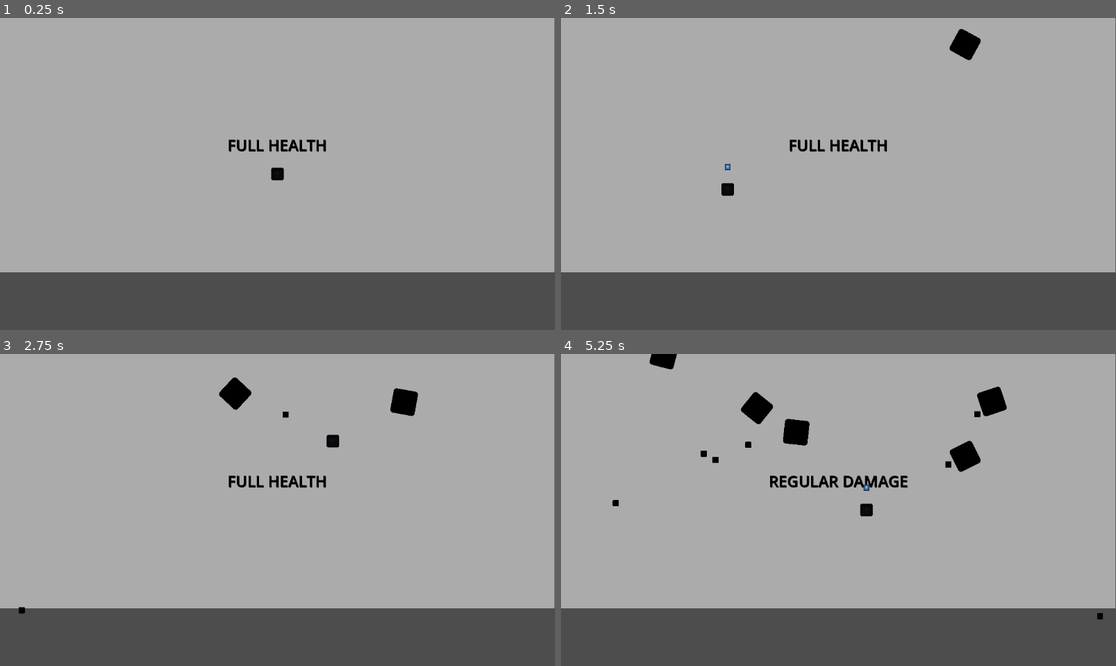
Above: before the commit, frames 1-4 (two rows, left to right).
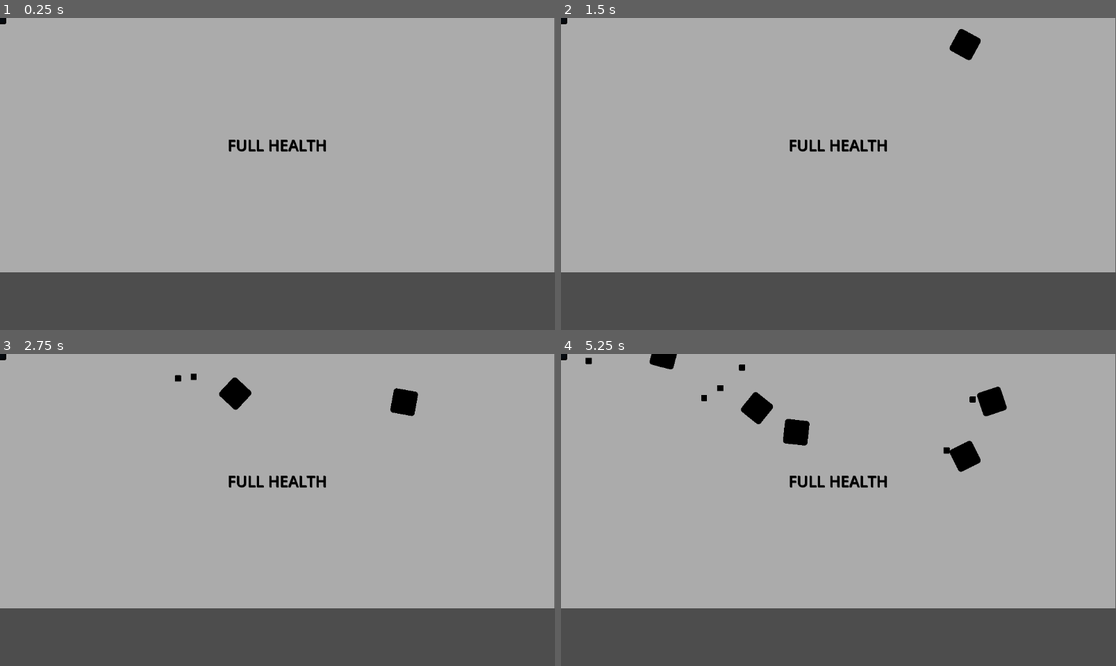
Above: after the commit, the same moments.

Repository: FilipeFL/Puzzlers
Game: Godot game, scene res://Scenes/Main.tscn
Same seed, same stepped clock (60 frames per second), same inputs: the game is played once before the commit and once after it. The engine's default icon, where the game draws it, is replaced by a stand-in: a white triangle on a blue panel in a dark square.
Inputs (mouse positions are in pixels of both pictures, inside the frame that each line leads up to):
- Up to frame 1 (0.25 s): no input
- Up to frame 2 (1.5 s): tap Enter at 0.5 s; move the mouse to (960, 158) at 0.52 s; hold D (Move_Right, bound only after the commit) 0.53-1.28 s; click (960, 158) at 0.6 s; move the mouse to (727, 189) at 1.27 s; hold S (Move_Down, bound only after the commit) from 1.28 s (still down); click (727, 189) at 1.35 s
- Up to frame 3 (2.75 s): move the mouse to (333, 441) at 2.02 s; release S (Move_Down, bound only after the commit) at 2.03 s; hold D (Move_Right, bound only after the commit) from 2.03 s (still down); click (333, 441) at 2.1 s
- Up to frame 4 (5.25 s): move the mouse to (810, 572) at 2.77 s; release D (Move_Right, bound only after the commit) at 2.78 s; hold W (Move_Up, bound only after the commit) 2.78-3.53 s; click (810, 572) at 2.85 s; move the mouse to (1005, 556) at 3.52 s; hold A (Move_Left, bound only after the commit) 3.53-5.03 s; click (1005, 556) at 3.6 s; move the mouse to (672, 463) at 4.27 s; click (672, 463) at 4.35 s; move the mouse to (866, 510) at 5.02 s; hold S (Move_Down, bound only after the commit) from 5.03 s (still down); click (866, 510) at 5.1 s

The runs differ from the first frame. In frame 1, 0.1% of the frame differs, in the area x 0-52%, y 0-53%; in frame 2, 0.1%; in frame 3, 0.2%; in frame 4, 1.1%, in the area x 0-98%, y 0-86%.

Commit message:
Player Moving with Axis
Starting to develop a way for the play to move with the "wasd" keys instead of the mouse.

Diff:
--- a/Puzzlers/Scripts/Player.gd
+++ b/Puzzlers/Scripts/Player.gd
@@ -1,4 +1,10 @@
-extends Node2D
+extends CharacterBody2D
+
+@export var max_speed = 300
+@export var accelaration = 1500
+@export var friction = 1200
+
+@onready var axis = Vector2.ZERO
 
 var type = "PLAYER"
 var health = 5
@@ -11,7 +17,17 @@
 
 # Called every frame. 'delta' is the elapsed time since the previous frame.
 func _process(delta):
-	self.position = get_global_mouse_position()
+	# Old player movement by the mouse position
+	# self.position = get_global_mouse_position()
+
+	axis = _get_input_axis()
+
+	if (axis == Vector2.ZERO):
+		pass # TODO: Apply friction
+	else:
+		pass # TODO: Apply movement
+
+	move_and_slide()
 
 	if (Input.is_action_just_pressed("Shoot")):
 		var _bullet = player_bullet.instantiate()
@@ -20,5 +36,13 @@
 		_bullet.position = self.position
 
 
+func _physics_process(delta):
+	pass
+
+
+func _get_input_axis():
+	axis.x = int(Input.is_action_pressed("Move_Right")) - int(Input.is_action_pressed("Move_Left"))
+	axis.y = int(Input.is_action_pressed("Move_Down")) - int(Input.is_action_pressed("Move_Up"))
+
 func _player_status():
 	get_parent().get_node("Label").text = get_parent().health_status[health]
--- a/Puzzlers/project.godot
+++ b/Puzzlers/project.godot
@@ -22,6 +22,26 @@
 "events": [Object(InputEventMouseButton,"resource_local_to_scene":false,"resource_name":"","device":0,"window_id":0,"al …(252 unchanged characters)…
 ]
 }
+Move_Left={
+"deadzone": 0.5,
+"events": [Object(InputEventKey,"resource_local_to_scene":false,"resource_name":"","device":-1,"window_id":0,"alt_pressed":false,"shift_pressed":false,"ctrl_pressed":false,"meta_pressed":false,"pressed":false,"keycode":0,"physical_keycode":65,"key_label":0,"unicode":97,"echo":false,"script":null)
+]
+}
+Move_Right={
+"deadzone": 0.5,
+"events": [Object(InputEventKey,"resource_local_to_scene":false,"resource_name":"","device":-1,"window_id":0,"alt_pressed":false,"shift_pressed":false,"ctrl_pressed":false,"meta_pressed":false,"pressed":false,"keycode":0,"physical_keycode":68,"key_label":0,"unicode":100,"echo":false,"script":null)
+]
+}
+Move_Up={
+"deadzone": 0.5,
+"events": [Object(InputEventKey,"resource_local_to_scene":false,"resource_name":"","device":-1,"window_id":0,"alt_pressed":false,"shift_pressed":false,"ctrl_pressed":false,"meta_pressed":false,"pressed":false,"keycode":0,"physical_keycode":87,"key_label":0,"unicode":119,"echo":false,"script":null)
+]
+}
+Move_Down={
+"deadzone": 0.5,
+"events": [Object(InputEventKey,"resource_local_to_scene":false,"resource_name":"","device":-1,"window_id":0,"alt_pressed":false,"shift_pressed":false,"ctrl_pressed":false,"meta_pressed":false,"pressed":false,"keycode":0,"physical_keycode":83,"key_label":0,"unicode":115,"echo":false,"script":null)
+]
+}
 
 [rendering]
 
